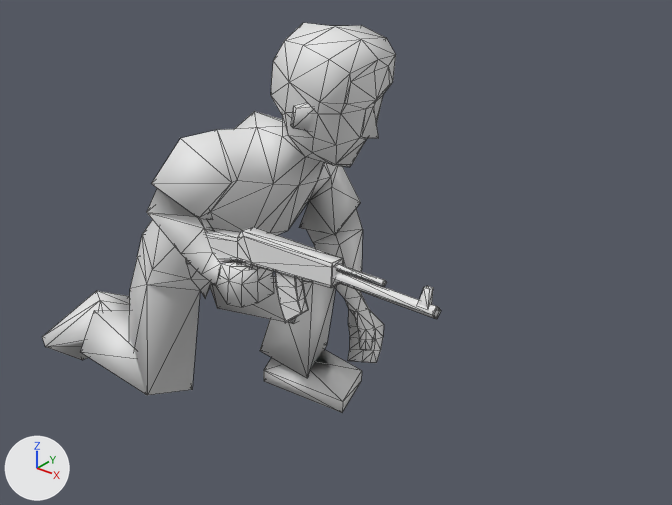
A saved change to the OBJ model Res/player_male_down_2.obj.
One viewpoint serves both versions: a 50 mm camera at (2.02, -1.74, 1.65) aimed at (0.58, 0.05, 0.54). Every picture has the same lights, and +X, +Y and +Z are marked at lower left. Mesh edges are drawn as thin lines. Where no turn or scale is listed for an object, it has been applied to the vertices.

The first picture shows 'player_male_down_2'.
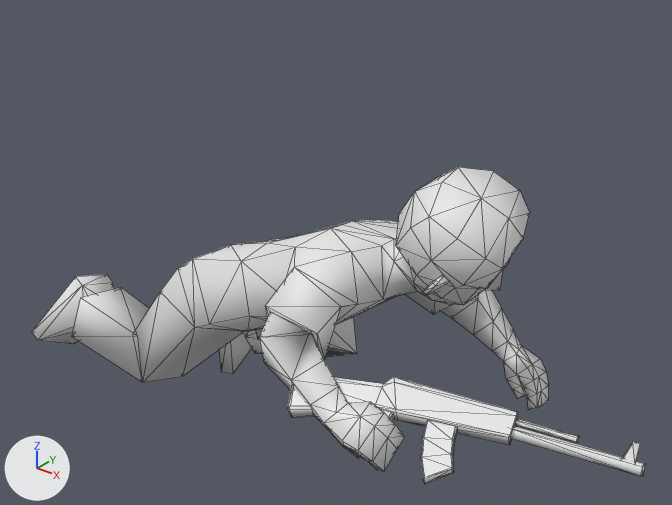
Where the change shows, as pixel boxes [x1, y1, x2, y2] in the pictures (672 x 505 px; the box of a moved part takes in the faces that stretch with it):
'player_male_down_2', reshaped (54% wider, 19% shorter): before [42, 23, 441, 413]; after [32, 167, 646, 484]
part 1 of me_player_male_down_2, moved or reshaped: before [186, 227, 343, 288]; after [287, 377, 518, 445]
part 2 of me_player_male_down_2, moved or reshaped: before [240, 261, 255, 268]; after [349, 410, 395, 458]
part 3 of me_player_male_down_2, moved or reshaped: before [333, 270, 441, 319]; after [511, 426, 646, 477]
part 4 of me_player_male_down_2, moved or reshaped: before [275, 272, 308, 323]; after [421, 421, 458, 484]
part 5 of me_player_male_down_2, rebuilt (46% wider, 22% shorter): before [42, 23, 396, 413]; after [32, 167, 549, 472]
part 6 of me_player_male_down_2, deleted: before [336, 264, 387, 286]
part 7 of me_player_male_down_2, deleted: before [418, 286, 433, 307]
part 8 of me_player_male_down_2, deleted: before [291, 103, 311, 131]
part 9 of me_player_male_down_2, added: after [515, 419, 640, 462]
part 10 of me_player_male_down_2, added: after [422, 276, 449, 296]

The change, as a list of edits to the scene's bpy script:
```text
Change me_player_male_down_2:
    used by ob_player_male_down_2; location = (0.0, 0.0, 0.0)
    remove me_player_male_down_2.from_pydata(...)  # 452 vertices, 842 faces; spans x -0.385..1.094, y -0.337..0.276, z -0.068..1.165
    add me_player_male_down_2.from_pydata(...)  # 452 vertices, 846 faces; spans x -0.479..1.556, y -0.456..0.438, z -0.15..0.88
    me_player_male_down_2 part 1: the loose piece of 48 vertices spanning x 0.304..0.819, y -0.265..-0.216, z 0.545..0.699 is multiplied about its middle by the matrix ((0.965, -0.188, -0.182), (0.256, 0.528, 0.81), (-0.056, -0.828, 0.558)), then moved by (0.484, -0.074, -0.204)
    me_player_male_down_2 part 2: the loose piece of 24 vertices spanning x 0.478..0.56, y -0.259..-0.23, z 0.498..0.616 is multiplied about its middle by the matrix ((0.965, -0.188, -0.182), (0.256, 0.528, 0.81), (-0.056, -0.828, 0.558)), then moved by (0.498, -0.135, -0.169)
    me_player_male_down_2 part 3: the loose piece of 13 vertices spanning x 0.807..1.094, y -0.256..-0.225, z 0.643..0.674 is multiplied about its middle by the matrix ((0.965, -0.188, -0.182), (0.256, 0.528, 0.81), (-0.056, -0.828, 0.558)), then moved by (0.464, 0.056, -0.242)
    me_player_male_down_2 part 4: the loose piece of 40 vertices spanning x 0.636..0.725, y -0.263..-0.228, z 0.49..0.629 is multiplied about its middle by the matrix ((0.965, -0.188, -0.182), (0.256, 0.528, 0.81), (-0.056, -0.828, 0.558)), then moved by (0.492, -0.091, -0.179)
    me_player_male_down_2 part 5: the loose piece of 291 vertices spanning x -0.385..0.741, y -0.337..0.276, z -0.068..1.165 is rebuilt with 291 vertices and now spans x -0.479..1.153, y -0.456..0.438, z -0.15..0.88
    me_player_male_down_2 part 6: the loose piece of 12 vertices spanning x 0.804..0.952, y -0.247..-0.23, z 0.675..0.691 is deleted
    me_player_male_down_2 part 7: the loose piece of 8 vertices spanning x 1.046..1.075, y -0.248..-0.231, z 0.661..0.711 is deleted
    me_player_male_down_2 part 8: the loose piece of 8 vertices spanning x 0.591..0.644, y -0.142..-0.083, z 0.928..1.005 is deleted
    me_player_male_down_2 part 9
    20 vertices are added at x 1.267..1.535, y -0.207..-0.106, z 0.406..0.443
    28 new faces join them
    me_player_male_down_2 part 10
    16 vertices are added at x 0.924..1.04, y -0.136..0.15, z 0.606..0.761
    20 new faces join them
```
